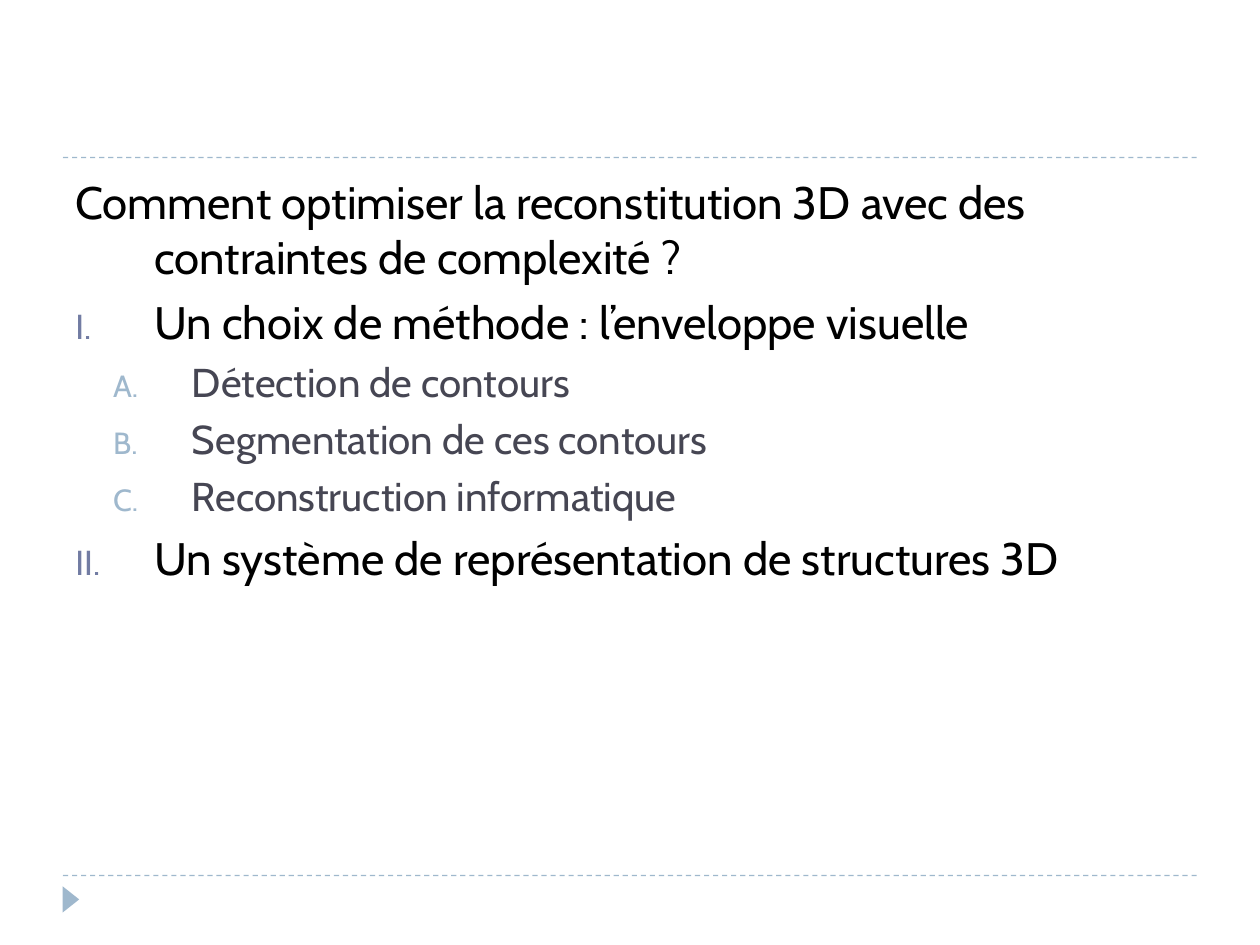
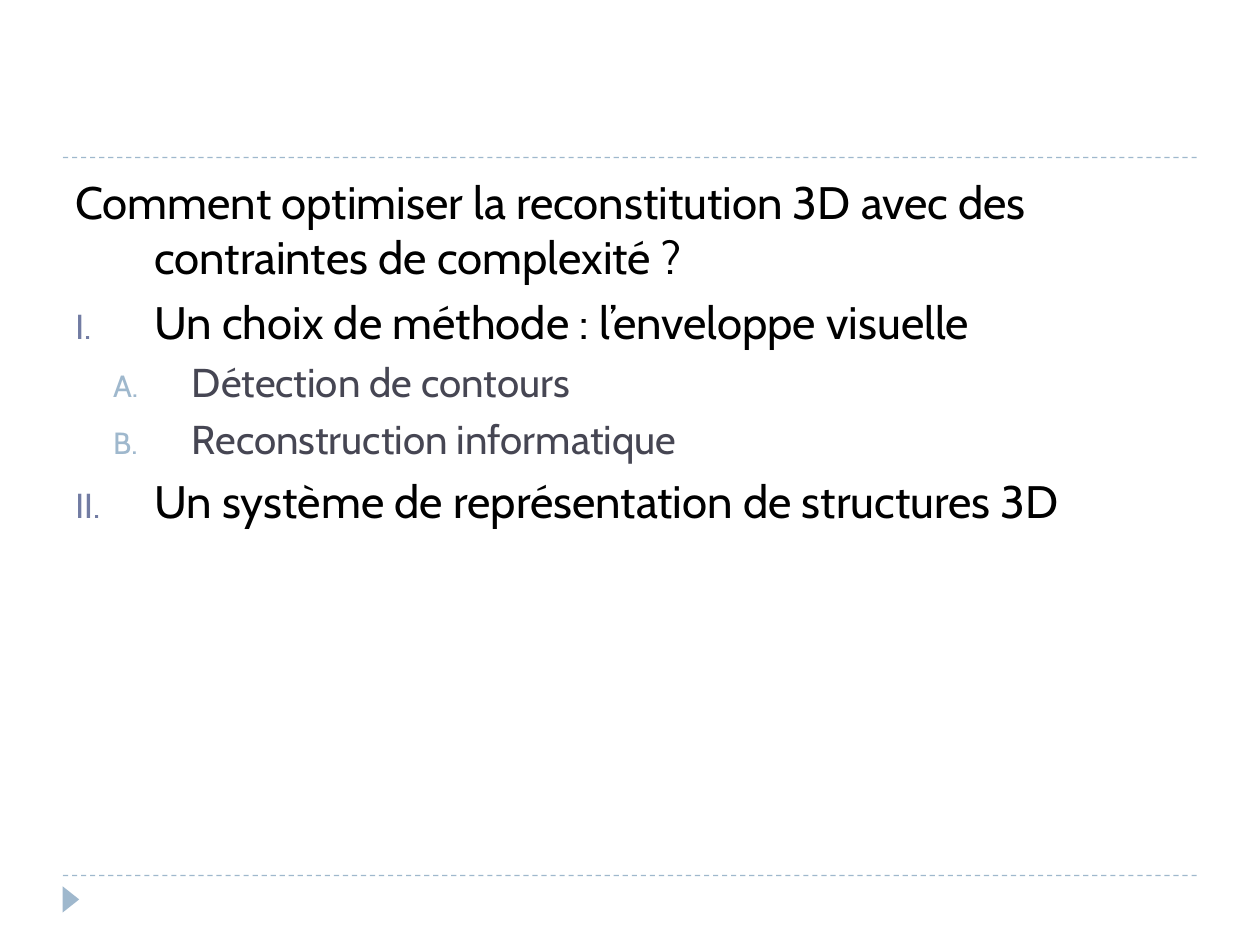
Before and after one commit to Involture/fuuusion, a slide deck: slide 2 of livrables/Oral/Presentation_Tim.pptx. Drawn at 1260x945 pixels with LibreOffice and Linux fonts; fonts in the diff are those of the drawing. Boxes give left, top, right and bottom in pixels: in the first picture for what was removed or moved away, otherwise in the second. Text is boxed around its words. In the diff, an @@ line names an element or a change of style, - is before the commit and + after.

```diff
--- a/livrables/Oral/Presentation_Tim.pptx
+++ b/livrables/Oral/Presentation_Tim.pptx
@@ text at (192,424,708,464): paragraph removed @@
-  B. Segmentation de ces contours
```
Also in this commit, not shown: 2 other slides changed, 1 slide added, 1 slide removed, 33 other files.
